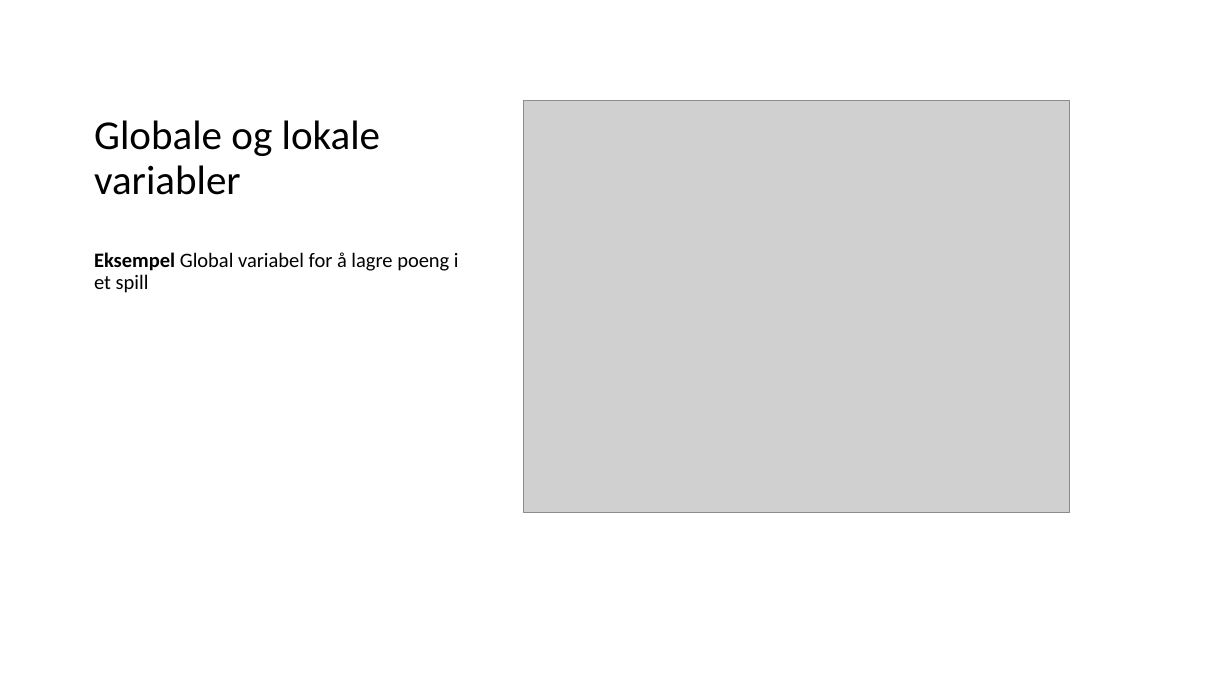
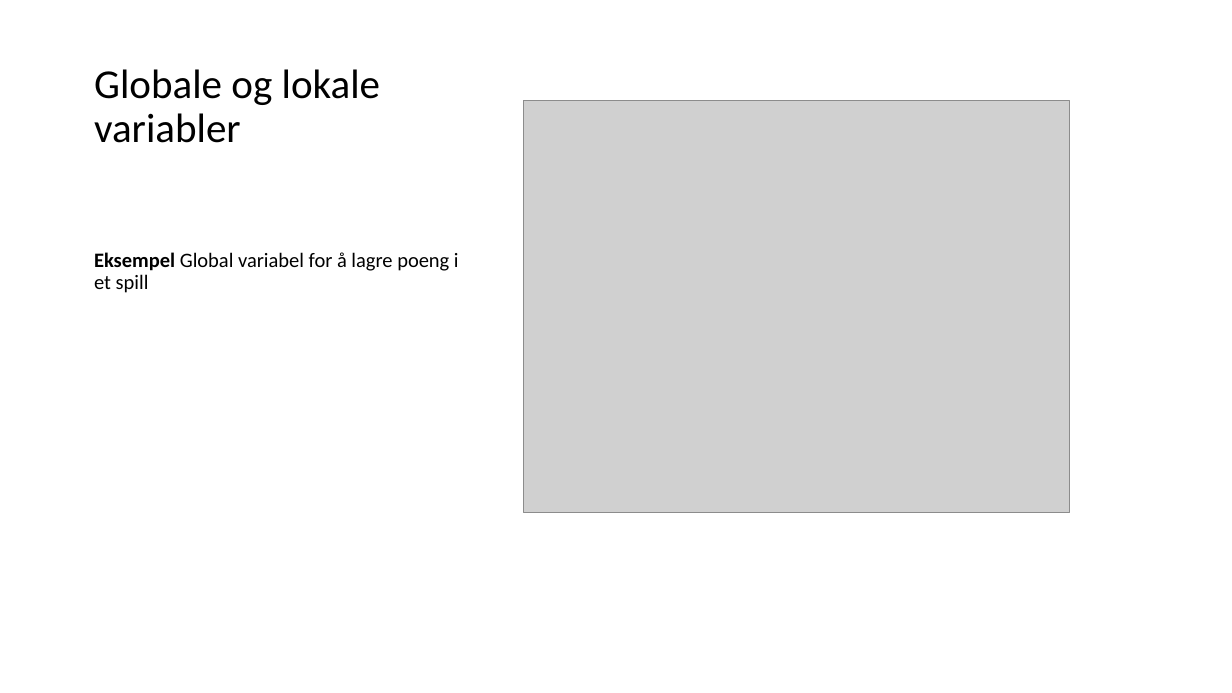
Before and after one commit to AizanM/IT2, a slide deck: slide 5 of Uke 41/Funksjoner.pptx. Drawn at 1232x693 pixels with LibreOffice and Linux fonts; fonts in the diff are those of the drawing; grey boxes stand for pictures. Boxes give left, top, right and bottom in pixels: in the first picture for what was removed or moved away, otherwise in the second. Text is boxed around its words. In the diff, an @@ line names an element or a change of style, - is before the commit and + after.

```diff
--- a/Uke 41/Funksjoner.pptx
+++ b/Uke 41/Funksjoner.pptx
@@ title "Globale og lokale variabler": place and size @@
-title "Globale og lokale variabler" at (94, 120, 381, 195)
+title "Globale og lokale variabler" at (94, 69, 381, 143)
```
Also in this commit, not shown: 2 other slides changed, 3 other files.
